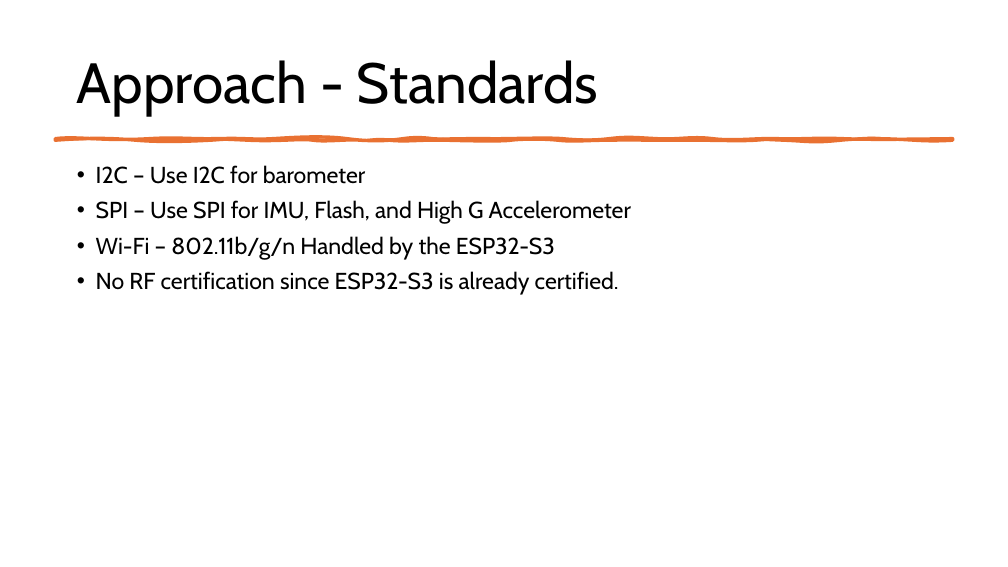
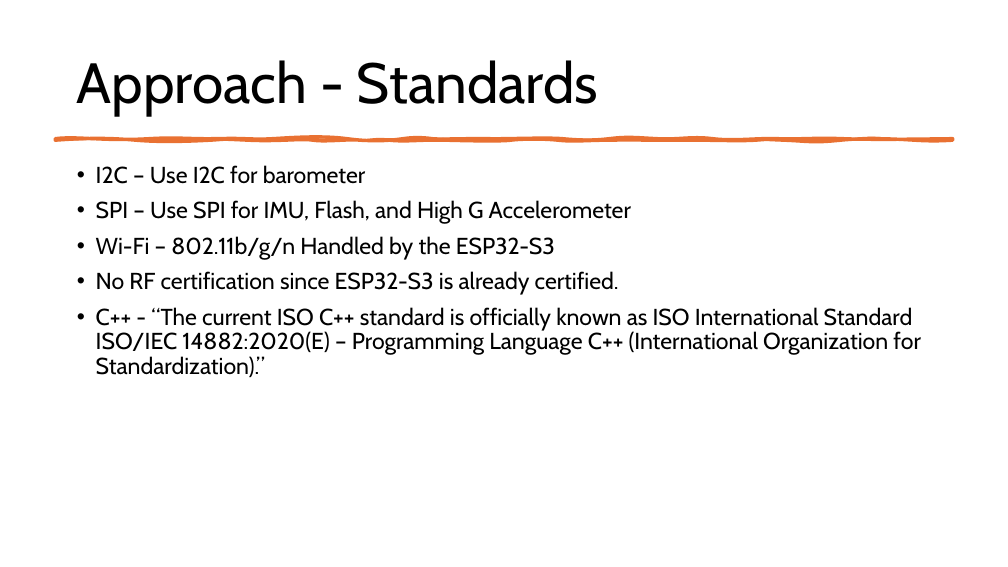
Before and after one commit to Tannyr-Singleterry/ECE590_SeniorDesign, a slide deck: slide 13 of Documents/FInal Presentation/Final_Presentation.pptx (slide 11 before the commit). Drawn at 1008x567 pixels with LibreOffice and Linux fonts; fonts in the diff are those of the drawing. Boxes give left, top, right and bottom in pixels: in the first picture for what was removed or moved away, otherwise in the second. Text is boxed around its words. In the diff, an @@ line names an element or a change of style, - is before the commit and + after.

```diff
--- a/Documents/FInal Presentation/Final_Presentation.pptx
+++ b/Documents/FInal Presentation/Final_Presentation.pptx
@@ text at (96,307,921,377): paragraph added @@
+• C++ - “The current ISO C++ standard is officially known as ISO International Standard ISO/IEC 14882:2020(E) – Programming Language C++ (International Organization for Standardization).”
```
Also in this commit, not shown: 3 other slides changed, 3 slides added, 5 other files.
